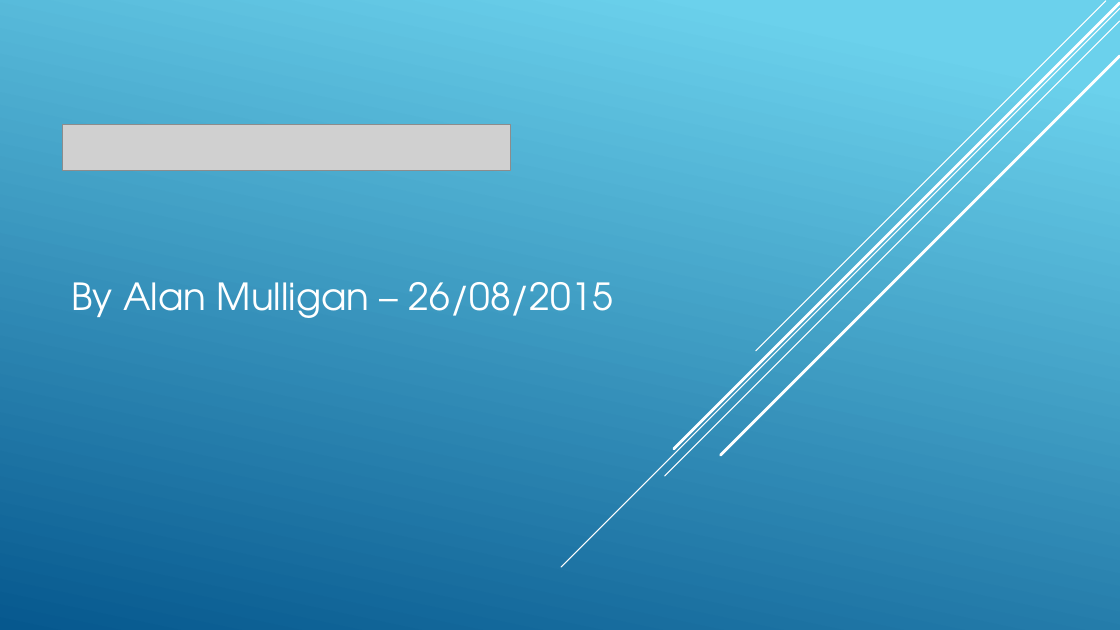
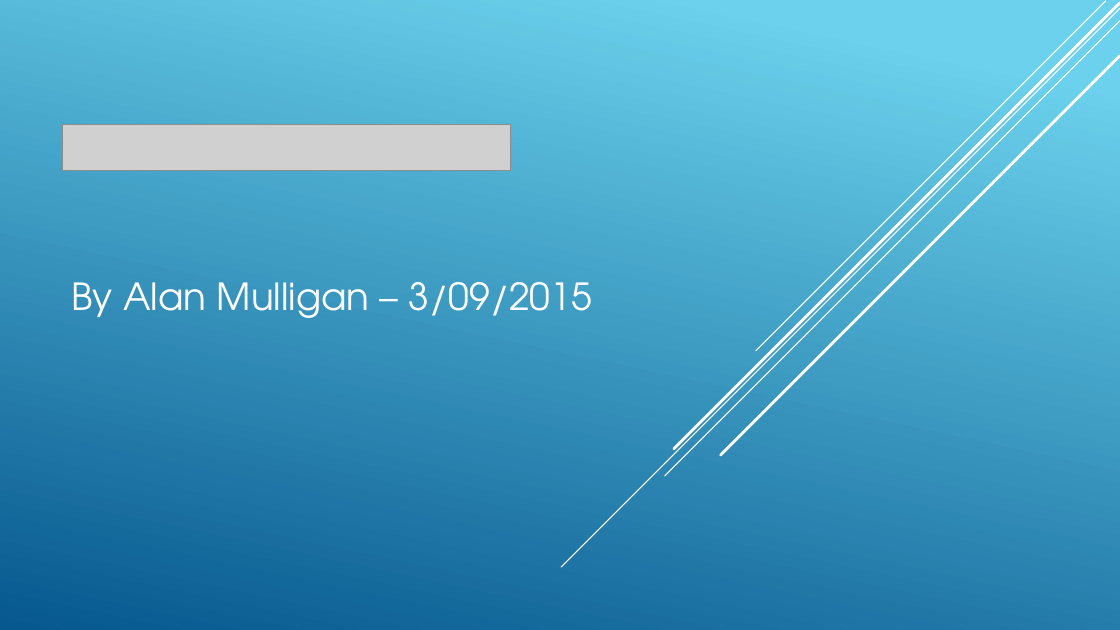
Before and after one commit to Alanmugz/Automapper, a slide deck: slide 1 of Automapper.pptx. Drawn at 1120x630 pixels with LibreOffice and Linux fonts; fonts in the diff are those of the drawing; grey boxes stand for pictures. Boxes give left, top, right and bottom in pixels: in the first picture for what was removed or moved away, otherwise in the second. Text is boxed around its words. In the diff, an @@ line names an element or a change of style, - is before the commit and + after.

```diff
--- a/Automapper.pptx
+++ b/Automapper.pptx
@@ subtitle at box(71, 282, 592, 318): text changed @@
-By Alan Mulligan – 26/08/2015
+By Alan Mulligan – 3/09/2015
```
Also in this commit, not shown: 3 other slides changed.
